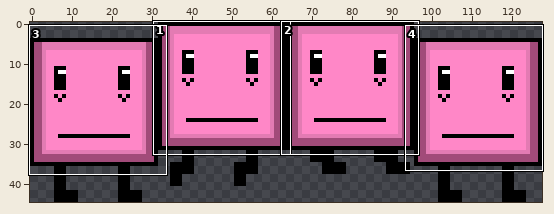
Sprite sheet, stored at data/img/sprite/rightWalk2.png. Above, an overview of the earlier version with the close-up marked.
Close-up. The starting point:
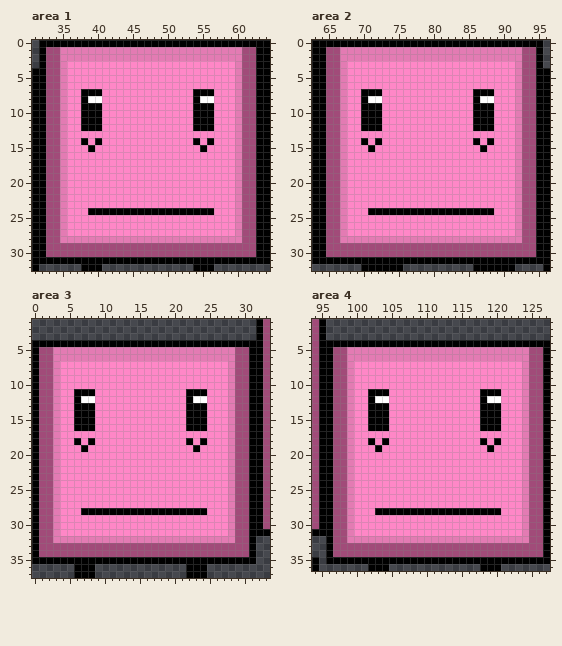
The file is 128x45 pixels. Shown: area 1: x 31..64, y 0..32; area 2: x 63..96, y 0..32; area 3: x 0..33, y 1..37; area 4: x 94..127, y 1..36.
And afterwards:
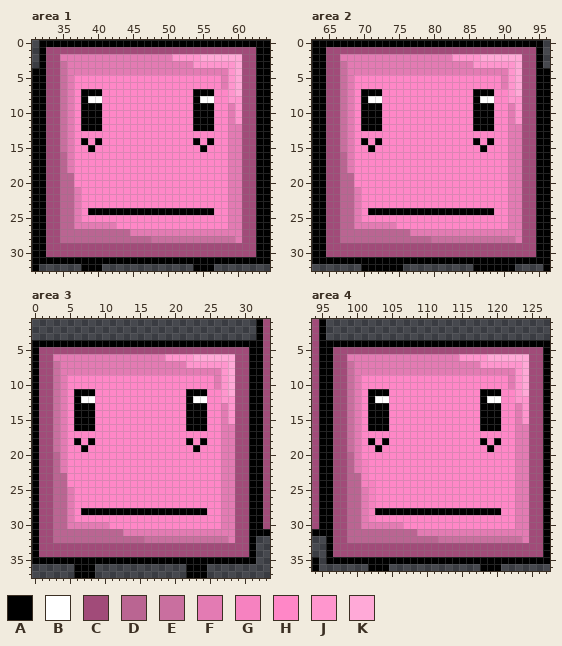
Palette (. is transparent): A #000000  B #ffffff  C #a14b79  D #ba6592  E #c96f9f  F #e37bb3  G #f682c0  H #ff87c7  J #ff96ce  K #ffa9d7
Changes in this commit:
Changed rows in their new state; - is an unchanged pixel.
Area 1:
first column x 35:
 1 CCCCCCCCCCCCCCCCCCCCCCCCCC
 2 ----------------JJJJKKKKKK
 3 EFFFFFFFFFFFFFFFFFFJJJJJJK
 4 EFFFFFFFFFFFFFFFFFFFFFFFJK
 5 EF---------------------FJK
 6 EF---------------------FJK
 7 EF----------------------JK
 8 EF----------------------JJ
 9 EF----------------------FJ
10 EF----------------------FJ
11 EF----------------------FJ
12 EF----------------------F-
13 EF----------------------F-
14 EF----------------------F-
15 EF----------------------F-
16 DF----------------------F-
17 DF----------------------F-
18 DF----------------------F-
19 DD----------------------F-
20 DD----------------------F-
21 DDF---------------------F-
22 DDF---------------------F-
23 DDF---------------------F-
24 DDF---------------------F-
25 DDF---------------------F-
26 DDFFFFFF----------------F-
27 DDDDDDDDDDFFFFFFFFFFFFFFF-
28 DDDDDDDDDDDDDEEEEEEEEEEEE-
Area 2:
first column x 67:
 1 CCCCCCCCCCCCCCCCCCCCCCCCCC
 2 ----------------JJJJKKKKKK
 3 EFFFFFFFFFFFFFFFFFFJJJJJJK
 4 EFFFFFFFFFFFFFFFFFFFFFFFJK
 5 EF---------------------FJK
 6 EF---------------------FJK
 7 EF----------------------JK
 8 EF----------------------JJ
 9 EF----------------------FJ
10 EF----------------------FJ
11 EF----------------------FJ
12 EF----------------------F-
13 EF----------------------F-
14 EF----------------------F-
15 EF----------------------F-
16 DF----------------------F-
17 DF----------------------F-
18 DF----------------------F-
19 DD----------------------F-
20 DD----------------------F-
21 DDF---------------------F-
22 DDF---------------------F-
23 DDF---------------------F-
24 DDF---------------------F-
25 DDF---------------------F-
26 DDFFFFFF----------------F-
27 DDDDDDDDDDFFFFFFFFFFFFFFF-
28 DDDDDDDDDDDDDEEEEEEEEEEEE-
Area 3:
first column x 3:
 5 CCCCCCCCCCCCCCCCCCCCCCCCCC
 6 ----------------JJJJKKKKKK
 7 EFFFFFFFFFFFFFFFFFFJJJJJJK
 8 EFFFFFFFFFFFFFFFFFFFFFFFJK
 9 EF---------------------FJK
10 EF---------------------FJK
11 EF----------------------JK
12 EF----------------------JJ
13 EF----------------------FJ
14 EF----------------------FJ
15 EF----------------------FJ
16 EF----------------------F-
17 EF----------------------F-
18 EF----------------------F-
19 EF----------------------F-
20 DF----------------------F-
21 DF----------------------F-
22 DF----------------------F-
23 DD----------------------F-
24 DD----------------------F-
25 DDF---------------------F-
26 DDF---------------------F-
27 DDF---------------------F-
28 DDF---------------------F-
29 DDF---------------------F-
30 DDFFFFFF----------------F-
31 DDDDDDDDDDFFFFFFFFFFFFFFF-
32 DDDDDDDDDDDDDEEEEEEEEEEEE-
Area 4:
first column x 99:
 5 CCCCCCCCCCCCCCCCCCCCCCCCCC
 6 ----------------JJJJKKKKKK
 7 EFFFFFFFFFFFFFFFFFFJJJJJJK
 8 EFFFFFFFFFFFFFFFFFFFFFFFJK
 9 EF---------------------FJK
10 EF---------------------FJK
11 EF----------------------JK
12 EF----------------------JJ
13 EF----------------------FJ
14 EF----------------------FJ
15 EF----------------------FJ
16 EF----------------------F-
17 EF----------------------F-
18 EF----------------------F-
19 EF----------------------F-
20 DF----------------------F-
21 DFG---------------------F-
22 DFG---------------------F-
23 DDG---------------------F-
24 DDGG--------------------F-
25 DDFG--------------------F-
26 DDFG--------------------F-
27 DDFG--------------------F-
28 DDFG--------------------F-
29 DDFG--------------------F-
30 DDFFFFFF----------------F-
31 DDDDDDDDDDFFFFFFFFFFFFFFF-
32 DDDDDDDDDDDDDEEEEEEEEEEEE-
Boxes around the changes in both close-ups, in picture pixels (x1, y1, x2, y2):
changed: (60, 47, 242, 243)
changed: (340, 47, 522, 243)
changed: (53, 347, 235, 543)
changed: (347, 347, 529, 543)
